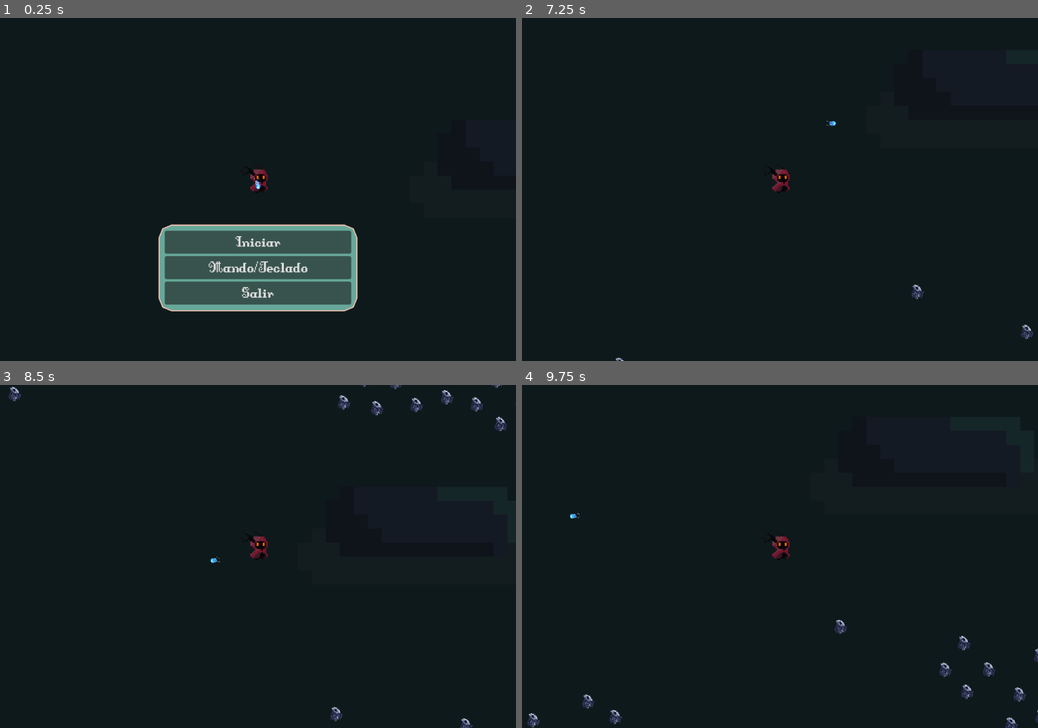
Above: before the commit, frames 1-4 (two rows, left to right).
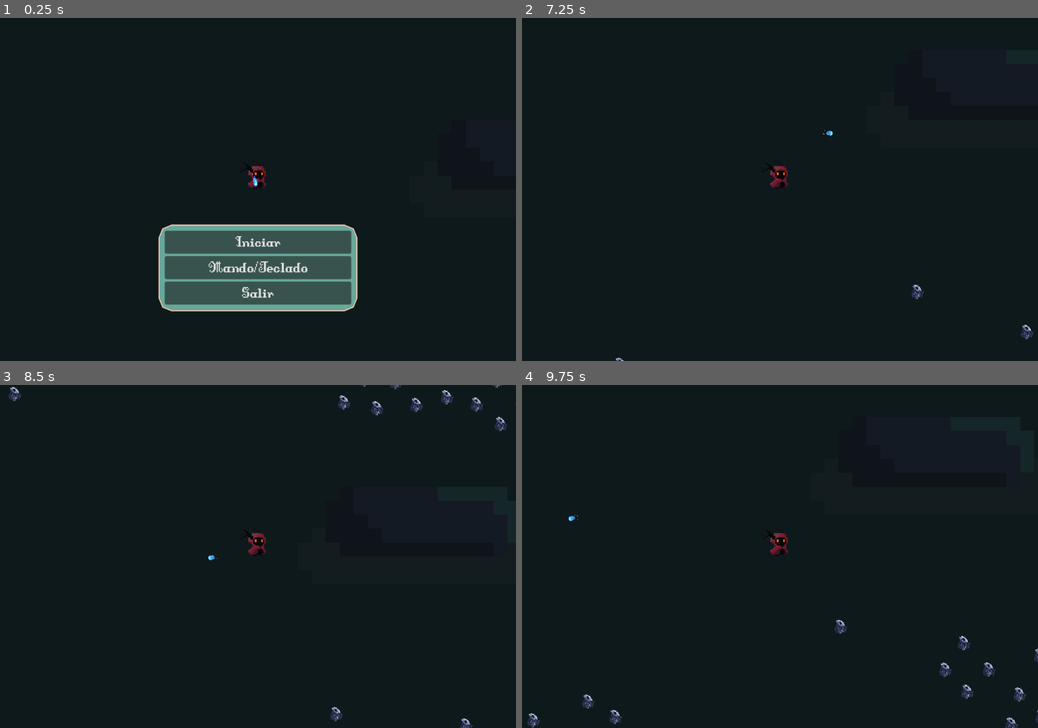
Above: after the commit, the same moments.

Repository: francogarcino/ipv-boss-2024-s2
Game: Godot game, scene res://src/Main.tscn
Same seed, same stepped clock (60 frames per second), same inputs: the game is played once before the commit and once after it.
Inputs (mouse positions are in pixels of both pictures, inside the frame that each line leads up to):
- Up to frame 1 (0.25 s): no input
- Up to frame 2 (7.25 s): click "Iniciar" at 0.5 s; tap Enter at 1.25, 5.75 s; move the mouse to (893, 172) at 1.27 s; hold Right (move_right) 1.28-2.03 s; click (893, 172) at 1.35 s; tap Space at 2 s; move the mouse to (676, 206) at 2.02 s; hold Down (move_down) 2.03-2.78 s; click (676, 206) at 2.1 s; move the mouse to (831, 114) at 2.77 s; hold Right (move_right) 2.78-3.53 s; click (831, 114) at 2.85 s; move the mouse to (754, 258) at 3.52 s; hold Up (move_up) 3.53-4.28 s; click (754, 258) at 3.6 s; move the mouse to (934, 240) at 4.27 s; hold Left (move_left) 4.28-5.78 s; click (934, 240) at 4.35 s; move the mouse to (625, 138) at 5.02 s; click (625, 138) at 5.1 s; move the mouse to (805, 189) at 5.77 s; hold Down (move_down) 5.78-6.53 s; click (805, 189) at 5.85 s; move the mouse to (702, 103) at 6.52 s; hold Right (move_right) from 6.53 s (still down); click (702, 103) at 6.6 s
- Up to frame 3 (8.5 s): move the mouse to (371, 539) at 7.27 s; release Right (move_right) at 7.28 s; hold Up (move_up) 7.28-8.03 s; click (371, 539) at 7.35 s; move the mouse to (154, 573) at 8.02 s; hold Right (move_right) from 8.03 s (still down); click (154, 573) at 8.1 s
- Up to frame 4 (9.75 s): move the mouse to (831, 481) at 8.77 s; release Right (move_right) at 8.78 s; hold Down (move_down) 8.78-9.53 s; click (831, 481) at 8.85 s; move the mouse to (754, 625) at 9.52 s; hold Left (move_left) from 9.53 s (still down); click (754, 625) at 9.6 s

The runs differ from the first frame. In frame 1, 0.2% of the frame differs, in the area x 48-52%, y 43-51%; in frame 2, 0.2%, in the area x 48-61%, y 30-51%; in frame 3, 0.2%; in frame 4, 0.2%.

Commit message:
Añadida funcionalidad de spawnear experiencia al eliminar un demonio y logica de obtencion de la misma para subir de nivel

Diff:
--- a/src/Main.tscn
+++ b/src/Main.tscn
@@ -8,6 +8,7 @@
 [ext_resource type="PackedScene" uid="uid://r3ujw45meqcm" path="res://src/entities/sanctuary/Sanctuary.tscn" id="3_mplx6"]
 [ext_resource type="PackedScene" uid="uid://do41oiqjuue1t" path="res://src/ui/main_menu.tscn" id="4_dlo3d"]
 [ext_resource type="PackedScene" uid="uid://d0xolrof0y750" path="res://src/ui/defeat_menu.tscn" id="4_fcctx"]
+[ext_resource type="PackedScene" uid="uid://bwts5gjgdmn2c" path="res://src/entities/enemy/experience.tscn" id="4_qpus4"]
 [ext_resource type="PackedScene" uid="uid://8ohwt1d3500m" path="res://src/ui/pause_menu.tscn" id="5_qxca1"]
 [ext_resource type="AudioStream" uid="uid://dkcjmnwgbw7vf" path="res://assets/sounds/level_up.wav" id="10_fb3pm"]
 
@@ -15,6 +16,7 @@
 script = ExtResource("1_7xe25")
 enemy_scene = ExtResource("2_oe0xi")
 sanctuary_scene = ExtResource("3_mplx6")
+experience_scene = ExtResource("4_qpus4")
 
 [node name="UILayer" type="CanvasLayer" parent="."]
 
--- /dev/null
+++ b/src/entities/enemy/experience.gd
@@ -0,0 +1,2 @@
+extends Node2D
+class_name Experience
--- /dev/null
+++ b/src/entities/enemy/experience.tscn
@@ -0,0 +1,17 @@
+[gd_scene load_steps=4 format=3 uid="uid://bwts5gjgdmn2c"]
+
+[ext_resource type="Script" path="res://src/entities/enemy/experience.gd" id="1_jf870"]
+[ext_resource type="Texture2D" uid="uid://byveaqjnv818x" path="res://assets/textures/enemy/experience.png" id="1_t6dwu"]
+
+[sub_resource type="CircleShape2D" id="CircleShape2D_dd85i"]
+radius = 11.0454
+
+[node name="Experience" type="CharacterBody2D"]
+script = ExtResource("1_jf870")
+
+[node name="Sprite2D" type="Sprite2D" parent="."]
+scale = Vector2(0.25, 0.25)
+texture = ExtResource("1_t6dwu")
+
+[node name="CollisionShape2D" type="CollisionShape2D" parent="."]
+shape = SubResource("CircleShape2D_dd85i")
--- a/src/entities/player/Player.tscn
+++ b/src/entities/player/Player.tscn
@@ -5,6 +5,8 @@
 [ext_resource type="PackedScene" uid="uid://b5nhyysvarcyy" path="res://src/entities/player/LinkedAngel.tscn" id="3_uhc4j"]
 
 [sub_resource type="CapsuleShape2D" id="CapsuleShape2D_p0qwr"]
+radius = 12.0
+height = 41.0935
 
 [sub_resource type="CircleShape2D" id="CircleShape2D_4t5gl"]
 radius = 1000.0
@@ -13,26 +15,36 @@
 script = ExtResource("1_465p4")
 
 [node name="CollisionShape2D" type="CollisionShape2D" parent="."]
-position = Vector2(0, -15.5)
+position = Vector2(-1, -20)
+scale = Vector2(0.771, 0.75)
+shape = SubResource("CapsuleShape2D_p0qwr")
+
+[node name="DetectionArea" type="Area2D" parent="."]
+
+[node name="CollisionShape2D" type="CollisionShape2D" parent="DetectionArea"]
+position = Vector2(-1.90735e-06, -20)
 scale = Vector2(1, 0.97339)
 shape = SubResource("CapsuleShape2D_p0qwr")
 
 [node name="BodyPivot" type="Node2D" parent="."]
 
 [node name="Body" type="Sprite2D" parent="BodyPivot"]
-position = Vector2(-2, -22)
+position = Vector2(-5, -28)
 scale = Vector2(2.5, 2.5)
 texture = ExtResource("2_ul2xl")
 hframes = 9
 vframes = 5
 
 [node name="LinkedAngel" parent="." instance=ExtResource("3_uhc4j")]
+position = Vector2(-4, -5)
 
 [node name="InRangeToLive" type="Area2D" parent="."]
 
 [node name="CollisionShape2D" type="CollisionShape2D" parent="InRangeToLive"]
+visible = false
 position = Vector2(0, -14)
 shape = SubResource("CircleShape2D_4t5gl")
 debug_color = Color(0.866743, 0.317125, 0.420219, 0.42)
 
+[connection signal="body_entered" from="DetectionArea" to="." method="_on_detection_area_body_entered"]
 [connection signal="body_exited" from="InRangeToLive" to="." method="_on_in_range_to_live_body_exited"]
--- a/src/entities/player/angel_attack.gd
+++ b/src/entities/player/angel_attack.gd
@@ -1,10 +1,12 @@
 extends CharacterBody2D
+
+signal demonio_eliminado(demon_position)
+signal finalizar_ataque()
 
 @onready var attack_timer: Timer = $AttackTimer
 @onready var animation_player: AnimationPlayer = $AnimationPlayer
 
 var speed: float
-var angel: Node2D
 var direction: Vector2
 
 func initialize(container: Node, spawn_position: Vector2, direction: Vector2, speed: float) -> void:
@@ -21,11 +23,11 @@
 
 func _on_attack_timer_timeout() -> void:
 	queue_free()
-	angel._end_attack()
+	emit_signal("finalizar_ataque")
 
 func _on_hitbox_body_entered(body: Node2D) -> void:
 	if body is Demon:
 		print("Attacked o:) ")
 		body.queue_free()
-		angel._demon_deleted()
+		emit_signal("demonio_eliminado", body.global_position)
 		_on_attack_timer_timeout()
--- a/src/entities/player/linked_angel.gd
+++ b/src/entities/player/linked_angel.gd
@@ -1,8 +1,7 @@
 extends Node2D
 class_name Angel
 
-signal subir_nivel()
-signal invocar_santuario()
+signal demonio_eliminado(demon_position)
 
 @onready var attack_timer: Timer = $AttackTimer
 @export var speed: float = 200.0
@@ -12,8 +11,6 @@
 
 var attacking: bool = false
 var container: Node2D
-var defeated_enemies = 0
-var actual_level = 0
 
 func _ready() -> void:
 	demon_death_sound.process_mode = Node.PROCESS_MODE_ALWAYS
@@ -25,7 +22,8 @@
 		var angel_projectile_instance = angel_projectile_scene.instantiate()
 		container.add_child(angel_projectile_instance)
 		angel_projectile_instance.initialize(container, global_position, global_position.direction_to(position), speed)
-		angel_projectile_instance.angel = self
+		angel_projectile_instance.demonio_eliminado.connect(_demon_deleted)
+		angel_projectile_instance.finalizar_ataque.connect(_end_attack)
 		hide()
 		angel_attack_sound.play()
 
@@ -36,15 +34,9 @@
 	show()
 	attacking = false
 
-func _demon_deleted() -> void:
+func _demon_deleted(demon_position: Vector2) -> void:
 	demon_death_sound.play()
-	defeated_enemies += 1
-	if defeated_enemies == ((actual_level + 1) * 20):
-		actual_level += 1
-		if actual_level % 3 == 0:
-			emit_signal("invocar_santuario")
-		print("level_up: ", actual_level)
-		emit_signal("subir_nivel")
+	emit_signal("demonio_eliminado", demon_position)
 
 func _obtener_mejora() -> void:
 	speed += speed * 0.5
--- a/src/entities/player/player.gd
+++ b/src/entities/player/player.gd
@@ -3,14 +3,16 @@
 
 signal subir_nivel()
 signal invocar_santuario()
+signal demonio_eliminado(demon_position)
 
 @onready var angel: Node2D = $LinkedAngel
 @export var speed: float = 150.0
 var projectile_container: Node
+var experience_gained = 0
+var actual_level = 0
 
 func _ready() -> void:
-	angel.subir_nivel.connect(_on_mejora_conseguida)
-	angel.invocar_santuario.connect(_invocar_santuario)
+	angel.demonio_eliminado.connect(_demon_deleted)
 
 func _process_input(delta) -> void:
 	if Input.is_action_just_pressed("angel_attack"):
@@ -37,9 +39,6 @@
 func _physics_process(delta: float) -> void:
 	_process_input(delta)
 
-func _on_mejora_conseguida() -> void:
-	emit_signal("subir_nivel")
-
 func _on_angel_mejorado() -> void:
 	angel._obtener_mejora()
 
@@ -47,10 +46,20 @@
 	speed += speed * 0.5
 	print("Medium speed increased!")
 
-func _invocar_santuario() -> void:
-	emit_signal("invocar_santuario")
-
 func _on_in_range_to_live_body_exited(body: Node2D) -> void:
 	if body is Demon:
 		body.queue_free()
-	#pass
+
+func _demon_deleted(demon_position: Vector2) -> void:
+	emit_signal("demonio_eliminado", demon_position)
+
+func _on_detection_area_body_entered(body: Node2D) -> void:
+	if body is Experience:
+		body.queue_free()
+		experience_gained += 1
+		if experience_gained == ((actual_level + 1) * 2):
+			actual_level += 1
+			if actual_level % 3 == 0:
+				emit_signal("invocar_santuario")
+			print("level_up: ", actual_level)
+			emit_signal("subir_nivel")
--- a/src/entities/sanctuary/sanctuary.gd
+++ b/src/entities/sanctuary/sanctuary.gd
@@ -3,6 +3,3 @@
 
 func _ready() -> void:
 	add_to_group("sanctuaries")
-
-func _process(delta: float) -> void:
-	pass
--- a/src/main.gd
+++ b/src/main.gd
@@ -2,6 +2,7 @@
 
 @export var enemy_scene: PackedScene
 @export var sanctuary_scene: PackedScene
+@export var experience_scene: PackedScene
 @export var x_size: float
 @export var y_size: float
 @onready var player_ref: Node2D = $Environment/Entities/Player
@@ -19,6 +20,7 @@
 
 	player_ref.subir_nivel.connect(_on_mejora_conseguida)
 	player_ref.invocar_santuario.connect(_spawn_santuario)
+	player_ref.demonio_eliminado.connect(_spawn_experience)
 	main_menu.start.connect(_start)
 	improvement_menu.mejora_angel.connect(_on_angel_mejorado)
 	improvement_menu.mejora_medium.connect(_on_medium_mejorado)
@@ -96,3 +98,9 @@
 	sanctuary.position = player_ref.position
 	sanctuary.z_index = -1
 	add_child(sanctuary)
+
+func _spawn_experience(demon_position: Vector2) -> void:
+	var experience = experience_scene.instantiate()
+	experience.position = demon_position
+	experience.z_index = -1
+	add_child(experience)
Binary file added: assets/textures/enemy/experience.png
Not shown, added: assets/textures/enemy/experience.png.import
Not shown: 1 places in src/Main.tscn that only renumber resources
